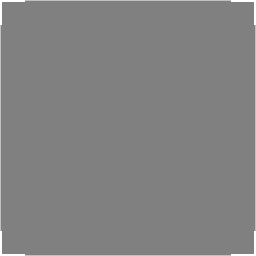
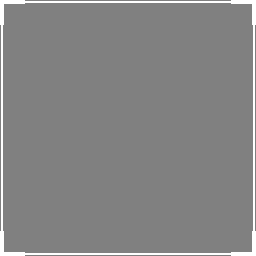
Comparing the layer stacks of the two 256x256 images. Changes:
painted on "矩形 2 拷贝 5" over [231, 231, 254, 254]
painted on "矩形 2 拷贝 4" over [2, 231, 25, 254]
painted on "矩形 2 拷贝 3" over [231, 2, 254, 25]
painted on "矩形 2 拷贝 2" over [2, 2, 25, 25]
"矩形 1": opacity 50% → 100%, painted on it over [0, 0, 256, 256]
